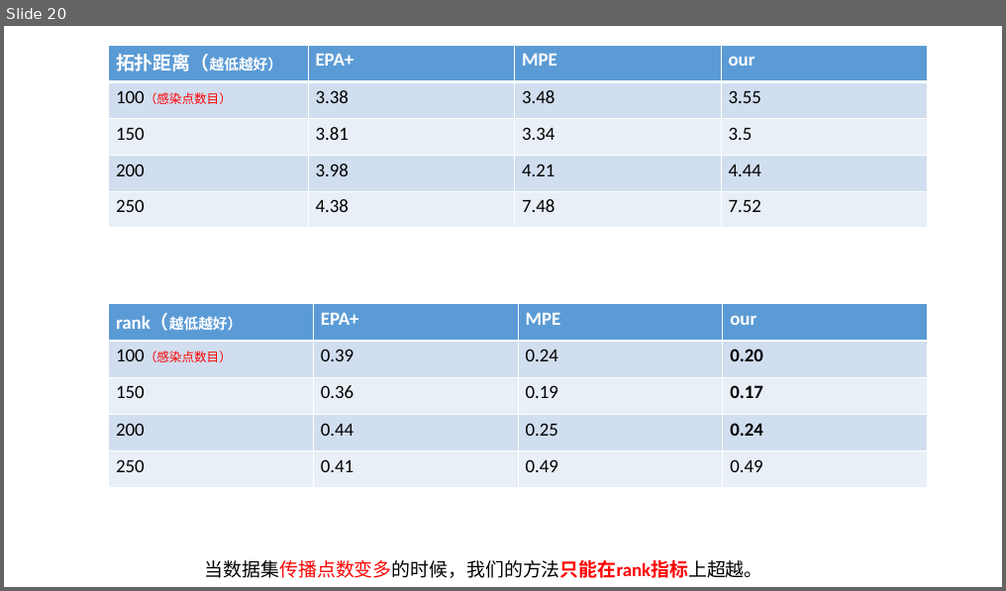
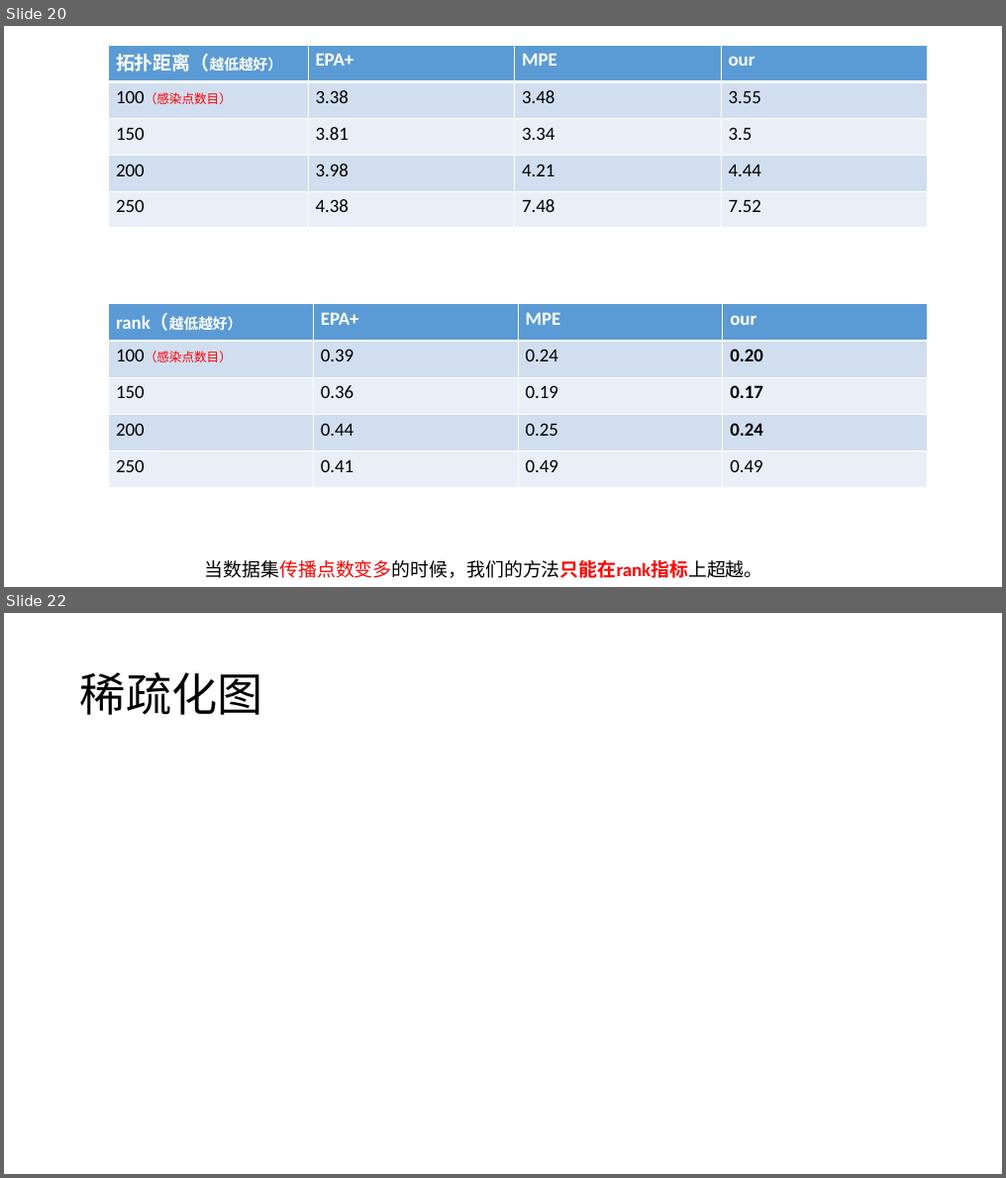
Before and after one commit to 15779235038/mypaper, a slide deck: jarden_center/research-master/research-master/SourceDetection/data/汇报1-3.pptx. Shown one above the other, each under a label of ours: slide 20 before the commit, slides 20 and 22 after it; the slides between them are not shown. The pictures are 1006x591 and 1006x1178 pixels, drawn with LibreOffice and Linux fonts; fonts in the diff are those of the drawing. Boxes give left, top, right and bottom in pixels: in the first picture for what was removed or moved away, otherwise in the second. Text is boxed around its words. In the diff, an @@ line names an element or a change of style, - is before the commit and + after.

```diff
--- a/jarden_center/research-master/research-master/SourceDetection/data/汇报1-3.pptx
+++ b/jarden_center/research-master/research-master/SourceDetection/data/汇报1-3.pptx
@@ slide 22 added at (4,613,1002,1174), background #FFFFFF @@
@@ title added at (80,672,263,715), 44 pt, text #000000 @@
+稀疏化图
```
Also in this commit, not shown: 1 other slide added, 2 other files.
